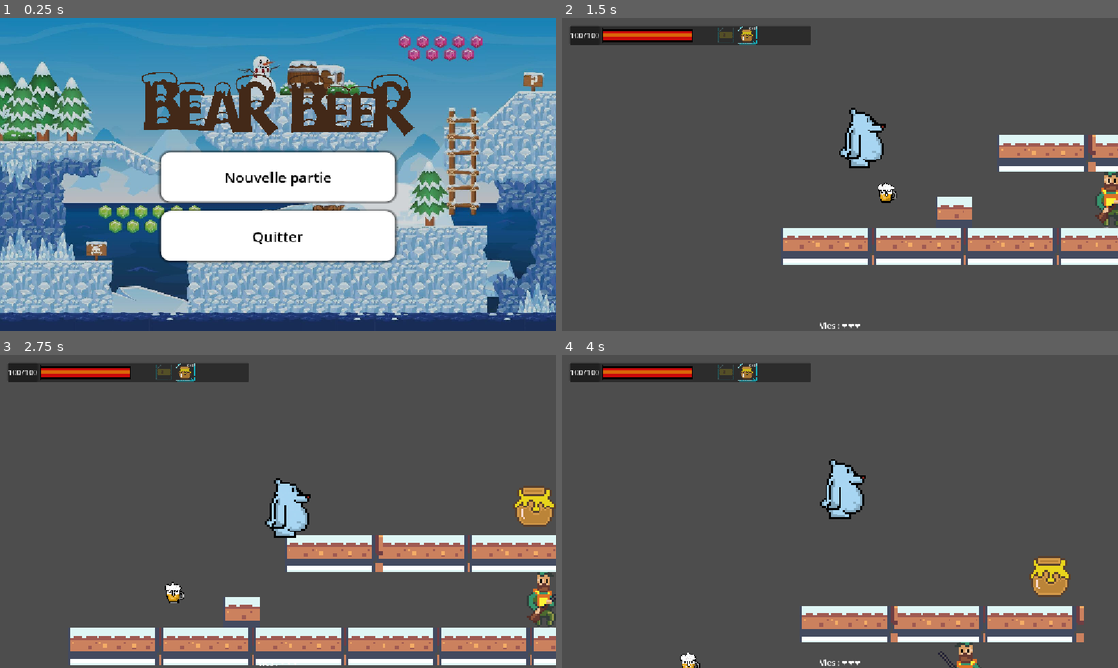
Above: before the commit, frames 1-4 (two rows, left to right).
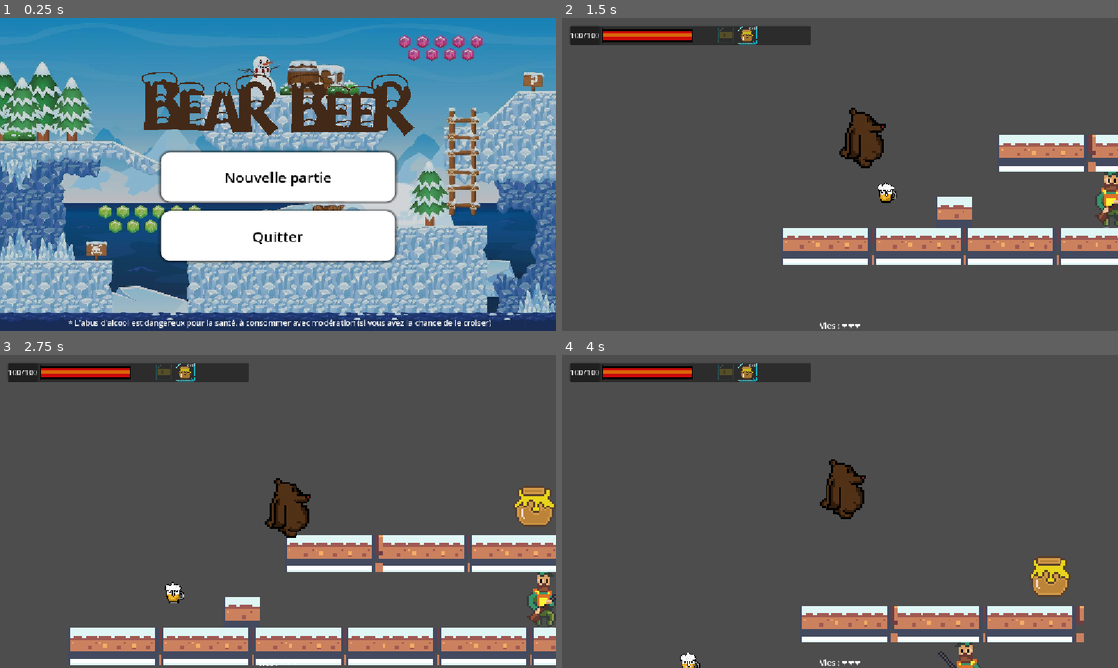
Above: after the commit, the same moments.

Repository: Oozudex/GameJam-BearBeer
Game: Godot game, scene res://Scene/main_menu.tscn
Same seed, same stepped clock (60 frames per second), same inputs: the game is played once before the commit and once after it.
Inputs:
- Up to frame 1 (0.25 s): no input
- Up to frame 2 (1.5 s): click "Nouvelle partie" at 0.5 s; hold Right (ui_right) from 1.28 s (still down); tap Up (ui_up) at 1.35 s
- Up to frame 3 (2.75 s): keep holding Right (ui_right); tap Up (ui_up) at 1.52, 1.82, 2.1, 2.27, 2.57 s
- Up to frame 4 (4 s): release Right (ui_right) at 2.78 s; hold Left (ui_left) 2.78-3.53 s; tap Up (ui_up) at 2.85, 3.6, 3.77 s; hold Right (ui_right) from 3.53 s (still down)

The runs differ from the first frame. In frame 1, 0.8% of the frame differs, in the area x 12-89%, y 96-100%; in frame 2, 0.8%; in frame 3, 0.8%; in frame 4, 0.8%, in the area x 46-55%, y 33-53%.

Commit message:
Ajout des abeille (revoir anim marche qui fonctionne pas)

Diff:
--- /dev/null
+++ b/Scene/MusicPlayer.tscn
@@ -0,0 +1,12 @@
+[gd_scene load_steps=3 format=3 uid="uid://dpvmy688ywsje"]
+
+[ext_resource type="Script" uid="uid://bsg818v1lvwif" path="res://scripts/music_player.gd" id="1_j1fcx"]
+[ext_resource type="AudioStream" uid="uid://thrk3unxbdt0" path="res://audio/bande son BearBeer.mp3" id="1_yupbq"]
+
+[node name="Node" type="Node"]
+script = ExtResource("1_j1fcx")
+
+[node name="BGM" type="AudioStreamPlayer" parent="."]
+stream = ExtResource("1_yupbq")
+volume_db = -15.0
+autoplay = true
--- /dev/null
+++ b/Scene/bee.tscn
@@ -0,0 +1,51 @@
+[gd_scene load_steps=9 format=3 uid="uid://defhnflcch1or"]
+
+[ext_resource type="Script" uid="uid://bvyh7hy5gt3yp" path="res://scripts/bee.gd" id="1_jcx3p"]
+[ext_resource type="Texture2D" uid="uid://c0maa3c3b4kad" path="res://assets/animations/anim_abeille.png" id="2_jcx3p"]
+[ext_resource type="PackedScene" uid="uid://bnjx8evuurdtc" path="res://Scene/killzone.tscn" id="3_3ptbi"]
+
+[sub_resource type="AtlasTexture" id="AtlasTexture_l4qyn"]
+atlas = ExtResource("2_jcx3p")
+region = Rect2(0, 0, 32, 32)
+
+[sub_resource type="AtlasTexture" id="AtlasTexture_3ptbi"]
+atlas = ExtResource("2_jcx3p")
+region = Rect2(32, 0, 32, 32)
+
+[sub_resource type="AtlasTexture" id="AtlasTexture_vbcp3"]
+atlas = ExtResource("2_jcx3p")
+region = Rect2(64, 0, 32, 32)
+
+[sub_resource type="SpriteFrames" id="SpriteFrames_vo4et"]
+animations = [{
+"frames": [{
+"duration": 1.0,
+"texture": SubResource("AtlasTexture_l4qyn")
+}, {
+"duration": 1.0,
+"texture": SubResource("AtlasTexture_3ptbi")
+}, {
+"duration": 1.0,
+"texture": SubResource("AtlasTexture_vbcp3")
+}],
+"loop": true,
+"name": &"default",
+"speed": 7.0
+}]
+
+[sub_resource type="CircleShape2D" id="CircleShape2D_jcx3p"]
+
+[node name="Bee" type="CharacterBody2D"]
+script = ExtResource("1_jcx3p")
+
+[node name="AnimatedSprite2D" type="AnimatedSprite2D" parent="."]
+position = Vector2(-1, 0)
+sprite_frames = SubResource("SpriteFrames_vo4et")
+autoplay = "default"
+frame_progress = 0.0037310203
+
+[node name="Killzone" parent="." instance=ExtResource("3_3ptbi")]
+
+[node name="CollisionShape2D" type="CollisionShape2D" parent="Killzone"]
+position = Vector2(-1, -4)
+shape = SubResource("CircleShape2D_jcx3p")
--- a/Scene/game.tscn
+++ b/Scene/game.tscn
@@ -16,6 +16,7 @@
 [ext_resource type="PackedScene" uid="uid://cq58mr0t1n568" path="res://Scene/food_pickup.tscn" id="13_yjs1f"]
 [ext_resource type="PackedScene" uid="uid://cpnsg0v02stx1" path="res://Scene/end_zone.tscn" id="14_yjs1f"]
 [ext_resource type="PackedScene" uid="uid://dwbjkpoh3swxs" path="res://Scene/golden_ticket.tscn" id="16_cvvdq"]
+[ext_resource type="PackedScene" uid="uid://defhnflcch1or" path="res://Scene/bee.tscn" id="17_m52p7"]
 
 [sub_resource type="TileSetAtlasSource" id="TileSetAtlasSource_thj8p"]
 texture = ExtResource("5_ihreq")
@@ -359,6 +360,9 @@
 position = Vector2(1098, 113)
 
 [node name="GoldenTicket" parent="." instance=ExtResource("16_cvvdq")]
-position = Vector2(551, 163)
+position = Vector2(621, 116)
+
+[node name="Bee" parent="." instance=ExtResource("17_m52p7")]
+position = Vector2(987, 105)
 
 [connection signal="timeout" from="Player/ColdTimer" to="Player" method="_on_cold_timer_timeout"]
--- a/Scene/main_menu.tscn
+++ b/Scene/main_menu.tscn
@@ -113,5 +113,13 @@
 grow_vertical = 2
 theme_override_styles/panel = SubResource("StyleBoxTexture_jix8l")
 
+[node name="Label" type="Label" parent="."]
+layout_mode = 0
+offset_left = 141.0
+offset_top = 619.0
+offset_right = 1017.0
+offset_bottom = 642.0
+text = "* L'abus d'alcool est dangereux pour la santé, à consommer avec modération (si vous avez la chance de le croiser)"
+
 [connection signal="pressed" from="VBoxContainer/Button" to="." method="_on_start_pressed"]
 [connection signal="pressed" from="VBoxContainer/Button2" to="." method="_on_exit_pressed"]
--- a/Scene/player.tscn
+++ b/Scene/player.tscn
@@ -1,31 +1,39 @@
-[gd_scene load_steps=8 format=3 uid="uid://cn8pkp0to3nt3"]
+[gd_scene load_steps=10 format=3 uid="uid://cn8pkp0to3nt3"]
 
-[ext_resource type="Texture2D" uid="uid://curcqomnk83nc" path="res://assets/animations/anim-ours-walk.png" id="1_3vyb7"]
 [ext_resource type="Script" uid="uid://df8m2npwg2y3w" path="res://scripts/player.gd" id="1_g2els"]
+[ext_resource type="Texture2D" uid="uid://p5mn20v16tg5" path="res://assets/animations/anim_ours_brun.png" id="2_xa75v"]
+[ext_resource type="AudioStream" uid="uid://cmhfjidnhyd1q" path="res://audio/lumora_studios-pixel-jump-319167.mp3" id="3_xa75v"]
 
-[sub_resource type="AtlasTexture" id="AtlasTexture_g2els"]
-atlas = ExtResource("1_3vyb7")
+[sub_resource type="AtlasTexture" id="AtlasTexture_58ae2"]
+atlas = ExtResource("2_xa75v")
 region = Rect2(0, 0, 32, 32)
 
-[sub_resource type="AtlasTexture" id="AtlasTexture_qhqgy"]
-atlas = ExtResource("1_3vyb7")
+[sub_resource type="AtlasTexture" id="AtlasTexture_ivevv"]
+atlas = ExtResource("2_xa75v")
+region = Rect2(64, 0, 32, 32)
+
+[sub_resource type="AtlasTexture" id="AtlasTexture_r6jsd"]
+atlas = ExtResource("2_xa75v")
 region = Rect2(32, 0, 32, 32)
 
-[sub_resource type="AtlasTexture" id="AtlasTexture_dqkch"]
-atlas = ExtResource("1_3vyb7")
-region = Rect2(64, 0, 32, 32)
+[sub_resource type="AtlasTexture" id="AtlasTexture_p6qlh"]
+atlas = ExtResource("2_xa75v")
+region = Rect2(96, 0, 32, 32)
 
 [sub_resource type="SpriteFrames" id="SpriteFrames_qlg0r"]
 animations = [{
 "frames": [{
 "duration": 1.0,
-"texture": SubResource("AtlasTexture_g2els")
+"texture": SubResource("AtlasTexture_58ae2")
 }, {
 "duration": 1.0,
-"texture": SubResource("AtlasTexture_qhqgy")
+"texture": SubResource("AtlasTexture_ivevv")
 }, {
 "duration": 1.0,
-"texture": SubResource("AtlasTexture_dqkch")
+"texture": SubResource("AtlasTexture_r6jsd")
+}, {
+"duration": 1.0,
+"texture": SubResource("AtlasTexture_p6qlh")
 }],
 "loop": true,
 "name": &"walk",
@@ -43,8 +51,11 @@
 position = Vector2(0, -16)
 sprite_frames = SubResource("SpriteFrames_qlg0r")
 animation = &"walk"
-frame_progress = 0.5066116
 
 [node name="CollisionShape2D" type="CollisionShape2D" parent="."]
 position = Vector2(0, -12)
 shape = SubResource("CircleShape2D_tuyoq")
+
+[node name="JumpSFX" type="AudioStreamPlayer2D" parent="."]
+stream = ExtResource("3_xa75v")
+volume_db = -15.0
--- a/Scene/win_ticket.tscn
+++ b/Scene/win_ticket.tscn
@@ -1,6 +1,7 @@
-[gd_scene load_steps=6 format=3 uid="uid://bhov70i5uxr83"]
+[gd_scene load_steps=7 format=3 uid="uid://bhov70i5uxr83"]
 
 [ext_resource type="Script" uid="uid://b0d76qy33pa1x" path="res://scripts/win_ticket.gd" id="1_et5qs"]
+[ext_resource type="Texture2D" uid="uid://dqqb56nobxk22" path="res://assets/victoire_legendaire.png" id="2_tcy5x"]
 
 [sub_resource type="StyleBoxFlat" id="StyleBoxFlat_sp73n"]
 bg_color = Color(11.708403, 11.708403, 11.708403, 1)
@@ -57,8 +58,12 @@
 
 [node name="TextureRect" type="TextureRect" parent="Overlay/Center"]
 layout_mode = 0
-offset_right = 40.0
-offset_bottom = 40.0
+offset_left = -568.00006
+offset_top = -308.0
+offset_right = 1352.0
+offset_bottom = 772.0
+scale = Vector2(0.61059266, 0.61059266)
+texture = ExtResource("2_tcy5x")
 
 [node name="TitleLabel" type="Label" parent="Overlay/Center"]
 layout_mode = 1
@@ -67,32 +72,24 @@
 anchor_top = 0.5
 anchor_right = 0.5
 anchor_bottom = 0.5
-offset_left = -20.0
-offset_top = -159.0
-offset_right = 20.0
-offset_bottom = -136.0
+offset_left = -461.0
+offset_top = -135.0
+offset_right = 459.0
+offset_bottom = -64.0
 grow_horizontal = 2
 grow_vertical = 2
-
-[node name="TicketLabel" type="Label" parent="Overlay/Center"]
-layout_mode = 1
-anchors_preset = 8
-anchor_left = 0.5
-anchor_top = 0.5
-anchor_right = 0.5
-anchor_bottom = 0.5
-offset_left = -69.5
-offset_top = -121.0
-offset_right = 69.5
-offset_bottom = -98.0
-grow_horizontal = 2
-grow_vertical = 2
-text = "Ticket d’or validé !"
+theme_override_font_sizes/font_size = 24
+text = "Tu as trouvé tous les pots de miel, survécu au froid, à la forêt…
+et mis la patte sur le Ticket d’Or."
+horizontal_alignment = 1
+vertical_alignment = 1
 
 [node name="CodeLabel" type="Label" parent="Overlay/Center"]
 layout_mode = 0
-offset_right = 40.0
-offset_bottom = 23.0
+offset_left = -113.0
+offset_top = 19.0
+offset_right = -73.0
+offset_bottom = 42.0
 
 [node name="SubtitelLabel" type="Label" parent="Overlay/Center"]
 layout_mode = 1
@@ -101,12 +98,13 @@
 anchor_top = 0.5
 anchor_right = 0.5
 anchor_bottom = 0.5
-offset_left = -20.0
-offset_top = -83.0
-offset_right = 20.0
-offset_bottom = -60.0
+offset_left = -17.0
+offset_top = -40.0
+offset_right = 23.0
+offset_bottom = -17.0
 grow_horizontal = 2
 grow_vertical = 2
+text = "Bravo !!! Tu as gagné un  pinte gratuite chez notre partenaire Station35"
 
 [node name="VBoxContainer2" type="VBoxContainer" parent="Overlay/Center"]
 layout_mode = 1
--- a/project.godot
+++ b/project.godot
@@ -18,6 +18,7 @@
 [autoload]
 
 GameState="*res://scripts/game_state.gd"
+MusicPlayer="*res://Scene/MusicPlayer.tscn"
 
 [display]
 
--- /dev/null
+++ b/scripts/bee.gd
@@ -0,0 +1,64 @@
+extends CharacterBody2D
+
+# -----------------------------
+# PARAMÈTRES
+# -----------------------------
+@export var speed: float = 80.0
+@export var patrol_distance: float = 160.0  # distance totale en pixels
+@export var bob_amplitude: float = 8.0       # mouvement vertical (vol)
+@export var bob_speed: float = 3.0
+
+# -----------------------------
+# ÉTAT
+# -----------------------------
+var start_x: float
+var direction: int = 1
+var t: float = 0.0
+
+@onready var sprite: AnimatedSprite2D = $AnimatedSprite2D
+@onready var hitbox: Area2D = $Killzone
+
+
+# -----------------------------
+# READY
+# -----------------------------
+func _ready() -> void:
+	start_x = global_position.x
+	hitbox.body_entered.connect(_on_hitbox_body_entered)
+
+
+# -----------------------------
+# PHYSICS
+# -----------------------------
+func _physics_process(delta: float) -> void:
+	# Mouvement horizontal
+	velocity.x = speed * direction
+
+	# Mouvement vertical (effet vol)
+	t += delta
+	velocity.y = sin(t * bob_speed) * bob_amplitude
+
+	move_and_slide()
+
+	# Demi-tour quand on dépasse la distance
+	if abs(global_position.x - start_x) >= patrol_distance:
+		direction *= -1
+
+	# Flip du sprite
+	if sprite:
+		sprite.flip_h = direction < 0
+
+	# Orientation du sprite (INVERSE)
+	if direction > 0:
+		sprite.flip_h = true   # allait à droite → on FLIP
+	elif direction < 0:
+		sprite.flip_h = false  # allait à gauche → normal
+
+
+
+# -----------------------------
+# HIT PLAYER
+# -----------------------------
+func _on_hitbox_body_entered(body: Node2D) -> void:
+	if body.has_method("die"):
+		body.die()
--- /dev/null
+++ b/scripts/music_player.gd
@@ -0,0 +1,7 @@
+extends Node
+
+@onready var bgm: AudioStreamPlayer = $BGM
+
+func _ready() -> void:
+	bgm.bus = "Music"
+	bgm.play()
--- a/scripts/player.gd
+++ b/scripts/player.gd
@@ -32,6 +32,7 @@
 
 @export var temperature_ui: Node
 @onready var camera: Camera2D = $Camera2D
+@onready var jump_sfx: AudioStreamPlayer2D = $JumpSFX
 
 func _ready() -> void:
 	temp = temp_max
@@ -72,6 +73,8 @@
 	# Jump
 	if Input.is_action_just_pressed("ui_up") and is_on_floor():
 		velocity.y = JUMP_VELOCITY
+		if jump_sfx:
+			jump_sfx.play()
 
 	# Horizontal movement
 	var direction := Input.get_axis("ui_left", "ui_right")
@@ -95,6 +98,28 @@
 		velocity.x = move_toward(velocity.x, target_speed, a * delta)
 	else:
 		velocity.x = move_toward(velocity.x, 0, d * delta)
+
+	if direction > 0:
+		animated_sprite_2d.flip_h = false
+	elif direction < 0:
+		animated_sprite_2d.flip_h = true
+
+	# Animation marche
+	if direction != 0:
+		if animated_sprite_2d.animation != "walk":
+			animated_sprite_2d.play("walk")
+	else:
+		animated_sprite_2d.stop()
+		animated_sprite_2d.frame = 0
+
+	# Animation marche basée sur la vitesse (pas sur l'input)
+	if abs(velocity.x) > 5.0:
+		if animated_sprite_2d.animation != "walk":
+			animated_sprite_2d.play("walk")
+	else:
+		animated_sprite_2d.stop()
+		animated_sprite_2d.frame = 0
+
 
 	move_and_slide()
 
--- a/scripts/temperature_ui.gd
+++ b/scripts/temperature_ui.gd
@@ -8,6 +8,7 @@
 
 @export var cold_progress_texture: Texture2D
 @export var alcohol_progress_texture: Texture2D
+
 
 func set_mode(mode: String) -> void:
 	if mode == "COLD":
Not shown: 1 places in Scene/game.tscn that only renumber resources
Binary file added: assets/animations/anim_ours_brun.png
Not shown, added: assets/animations/anim_ours_brun.png.import
Binary file added: assets/victoire_legendaire.png
Not shown, added: assets/victoire_legendaire.png.import
Not shown, added: audio/bande son BearBeer.mp3.import
Not shown, added: audio/lumora_studios-pixel-jump-319167.mp3.import
Not shown, added: scripts/bee.gd.uid
Not shown, added: scripts/music_player.gd.uid
Not shown, added: audio/.DS_Store
Not shown, added: audio/bande son BearBeer.mp3
Not shown, added: audio/lumora_studios-pixel-jump-319167.mp3
